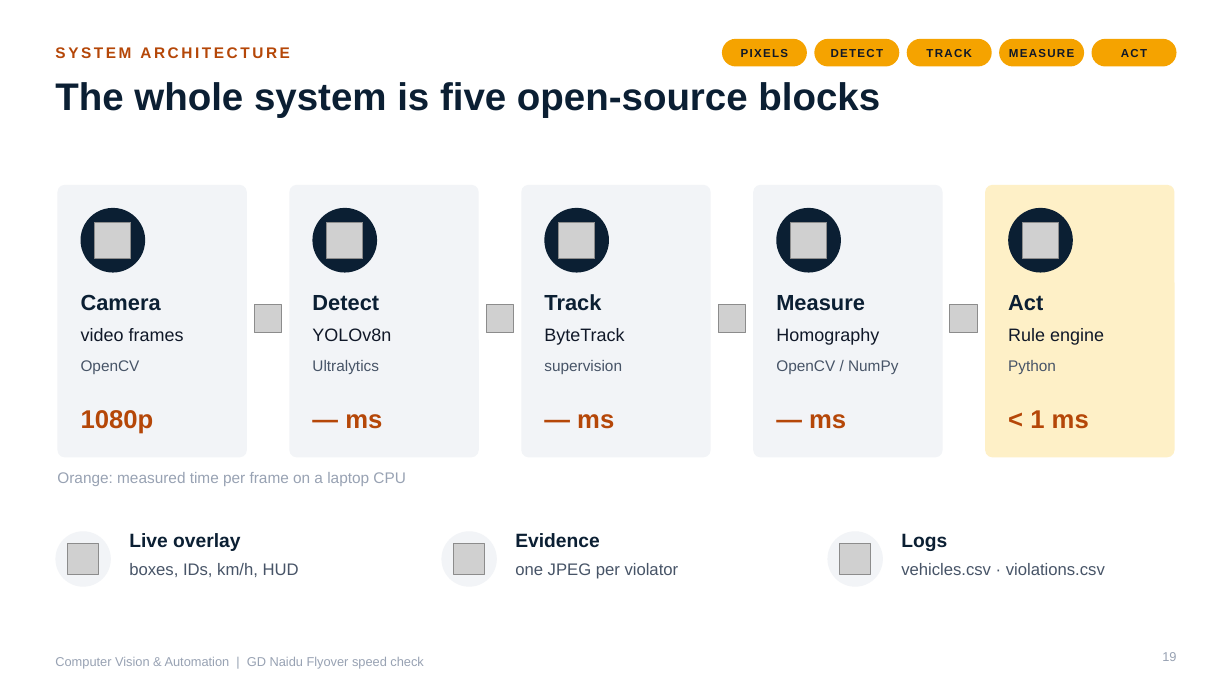
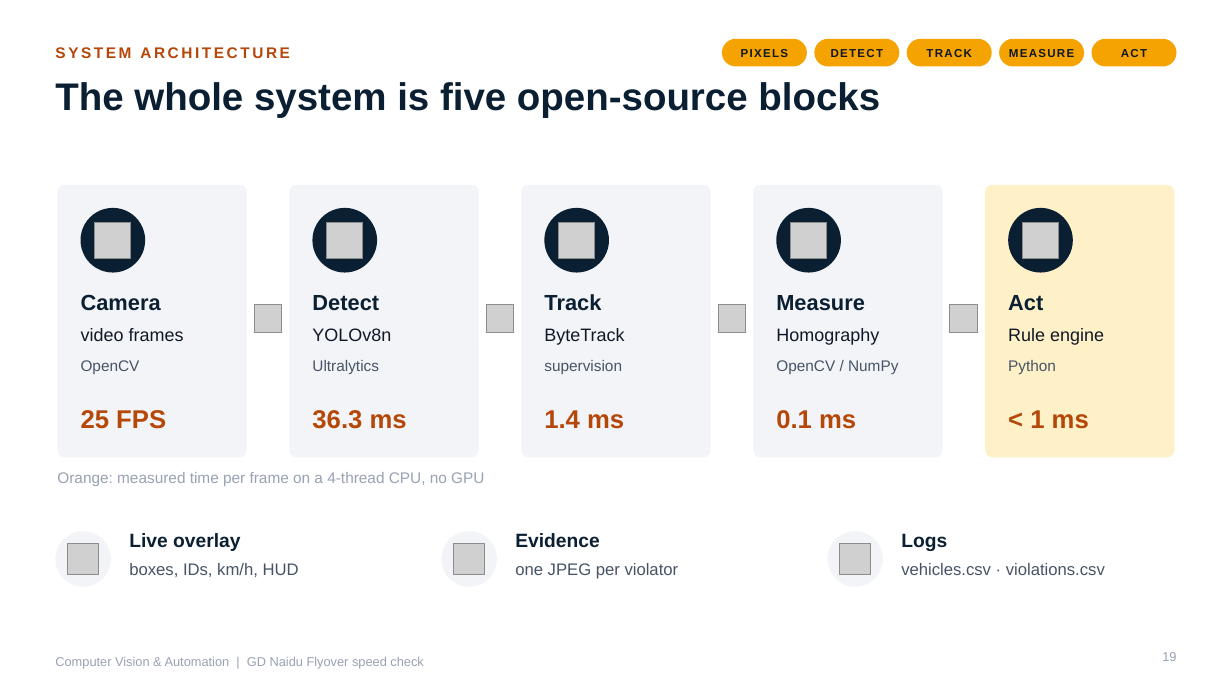
Before and after one commit to Prem-Dharshan/20XW97, a slide deck: slide 19 of cv-automation-ppt/CV_and_Automation.pptx. Drawn at 1232x693 pixels with LibreOffice and Linux fonts; fonts in the diff are those of the drawing; grey boxes stand for pictures. Boxes give left, top, right and bottom in pixels: in the first picture for what was removed or moved away, otherwise in the second. Text is boxed around its words. In the diff, an @@ line names an element or a change of style, - is before the commit and + after.

```diff
--- a/cv-automation-ppt/CV_and_Automation.pptx
+++ b/cv-automation-ppt/CV_and_Automation.pptx
@@ text at bbox=[81, 410, 166, 429]: text changed @@
-1080p
+25 FPS
@@ text at bbox=[312, 410, 407, 429]: text changed @@
-— ms
+36.3 ms
@@ text at bbox=[544, 410, 624, 429]: text changed @@
-— ms
+1.4 ms
@@ text at bbox=[776, 410, 856, 429]: text changed @@
-— ms
+0.1 ms
@@ text at bbox=[57, 472, 484, 486]: text changed @@
-Orange: measured time per frame on a laptop CPU
+Orange: measured time per frame on a 4-thread CPU, no GPU
```
Also in this commit, not shown: 10 other slides changed, 37 other files.
